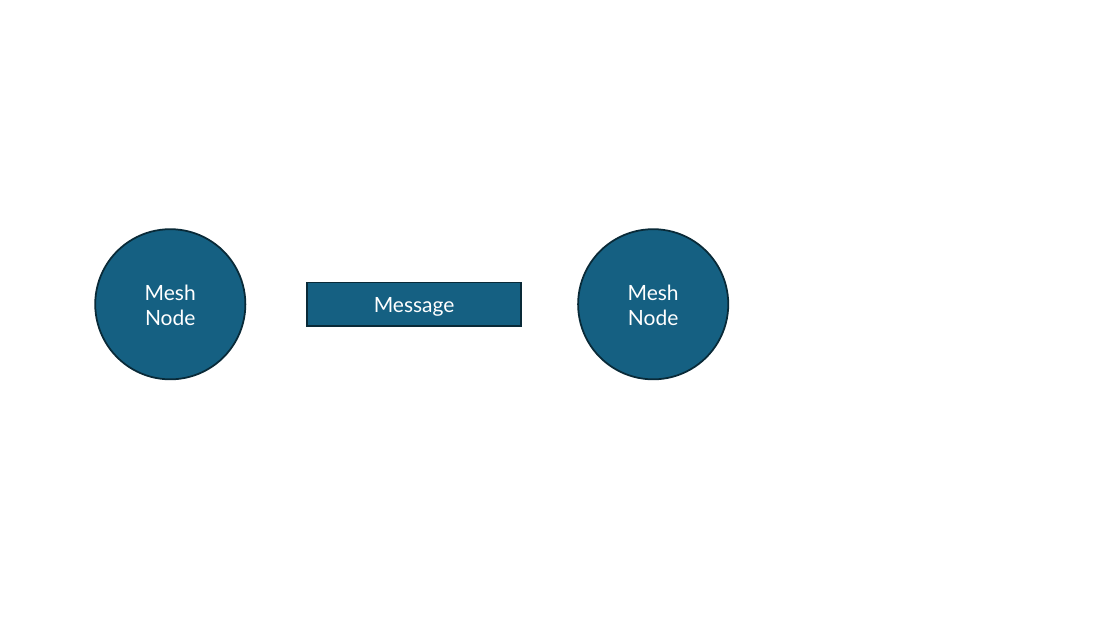
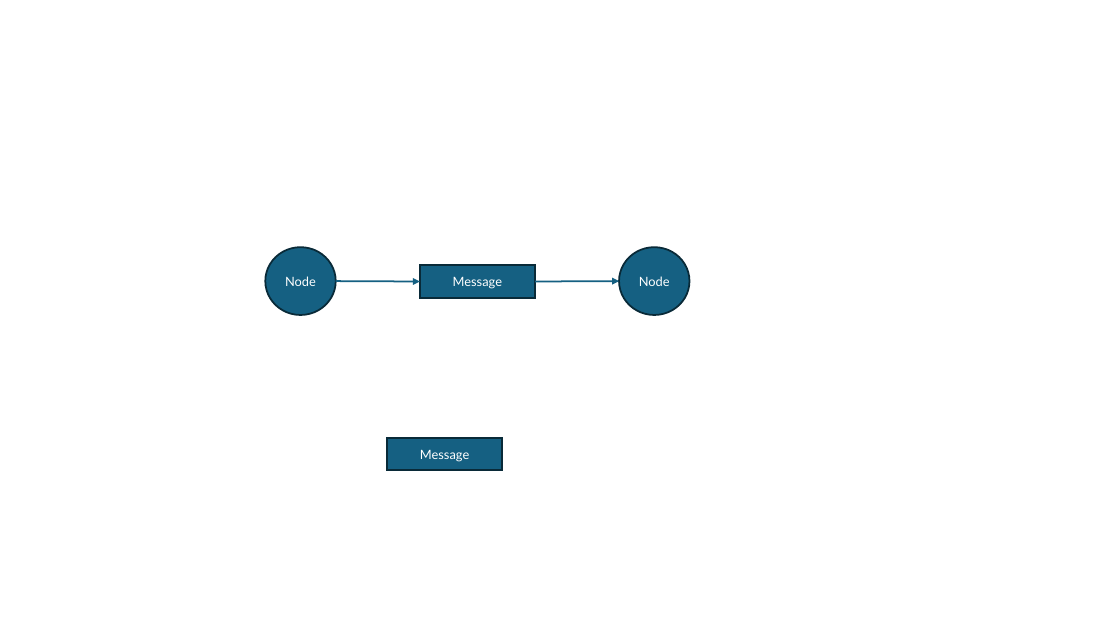
Before and after one commit to ldaponte/Meshtastic-Related, a slide deck: slide 1 of Docs/neo4j meshtastic schema.pptx. Drawn at 1120x630 pixels with LibreOffice and Linux fonts; fonts in the diff are those of the drawing. Boxes give left, top, right and bottom in pixels: in the first picture for what was removed or moved away, otherwise in the second. Text is boxed around its words. In the diff, an @@ line names an element or a change of style, - is before the commit and + after.

```diff
--- a/Docs/neo4j meshtastic schema.pptx
+++ b/Docs/neo4j meshtastic schema.pptx
@@ size 18 to 11 pt in 3 elements at (420,266,535,298), (619,247,690,315), (266,247,336,315) @@
@@ ellipse "Node": place and size @@
-ellipse "Node" at (95,229,245,380)
+ellipse "Node" at (266,247,336,315)
@@ rectangle "Message": place and size @@
-rectangle "Message" at (308,282,521,326)
+rectangle "Message" at (420,266,535,298)
@@ ellipse "Node": place and size @@
-ellipse "Node" at (578,229,728,380)
+ellipse "Node" at (619,247,690,315)
@@ text in ellipse at (145,284,196,300): paragraph removed @@
-Mesh
@@ arrow added from (336, 281) to (420, 281), #156082 1.5 pt @@
@@ arrow added from (535, 281) to (619, 281), #156082 1.5 pt @@
@@ text in ellipse at (628,284,679,300): paragraph removed @@
-Mesh
@@ rectangle added at (387,438,502,471), fill #156082, outline #092A39 1.5 pt, 11 pt, text #FFFFFF @@
+Message
```
Also in this commit, not shown: 1 slide added, 1 other file.
